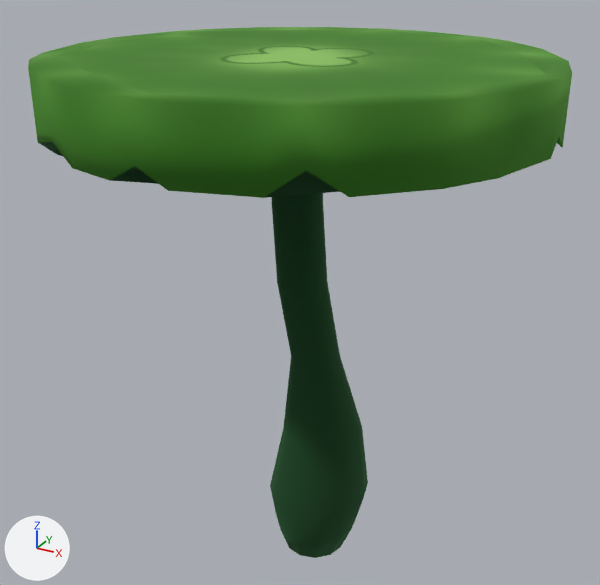
The FBX model Assets/3DModels/Spring/Karine/Assets/WaterLilyTree.fbx: old version first, new version second.
Both versions are drawn from a camera (50 mm lens) standing at (1.69, -3.24, 3.09) and looking at (-0.13, 0.07, 1.44). Arrows for +X, +Y and +Z are at lower left; the lights stay in place. The picture after the commit comes second. Where no turn or scale is listed for an object, it has been applied to the vertices.

Objects in the first picture: 'WaterLilyTree'.
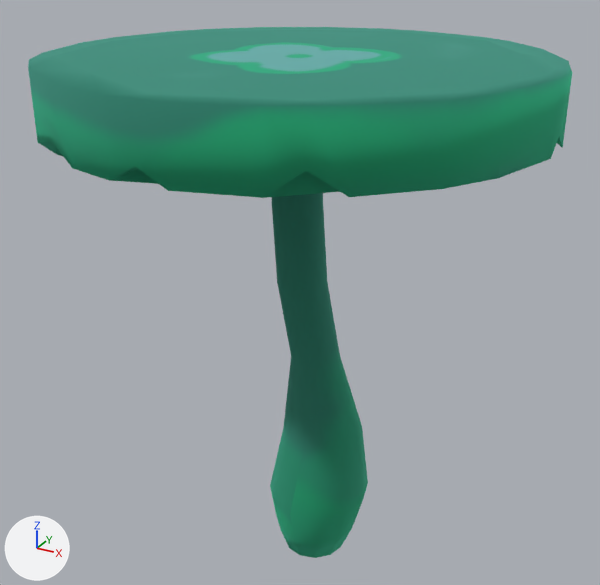
Where the newer file only moved an object's origin or applied its transform, the numbers keep the older frame.

Location of each change, (x1, y1, x2, y2) in pixels of the pictures (600 x 585 px):
'WaterLilyTree', surface changed (lighter)
    both: (28, 27, 572, 558)

What the commit changed:
Picture 'VeraoMat2.png' (img_veraomat2_png) is new.
Material 'VeraoMat' (mat_veraomat) changes its picture from img_veraomat_png to img_veraomat2_png.
me_waterlilytree has 223 vertices, 224 faces and spans x -1.23..1.04, y -1.12..1.14, z 0.0..2.59.
me_waterlilytree is used by ob_waterlilytree; location (0.0, 0.0, 0.0).
me_waterlilytree part 1: texture (UV) coordinates of 224 of 224 faces, centred in x -1.23..1.04, y -1.12..1.14, z 0.01..2.59, changed; they spanned u 0.0..0.65, v 0.64..1.0 and now span u 0.4..0.7, v 0.31..0.69.
